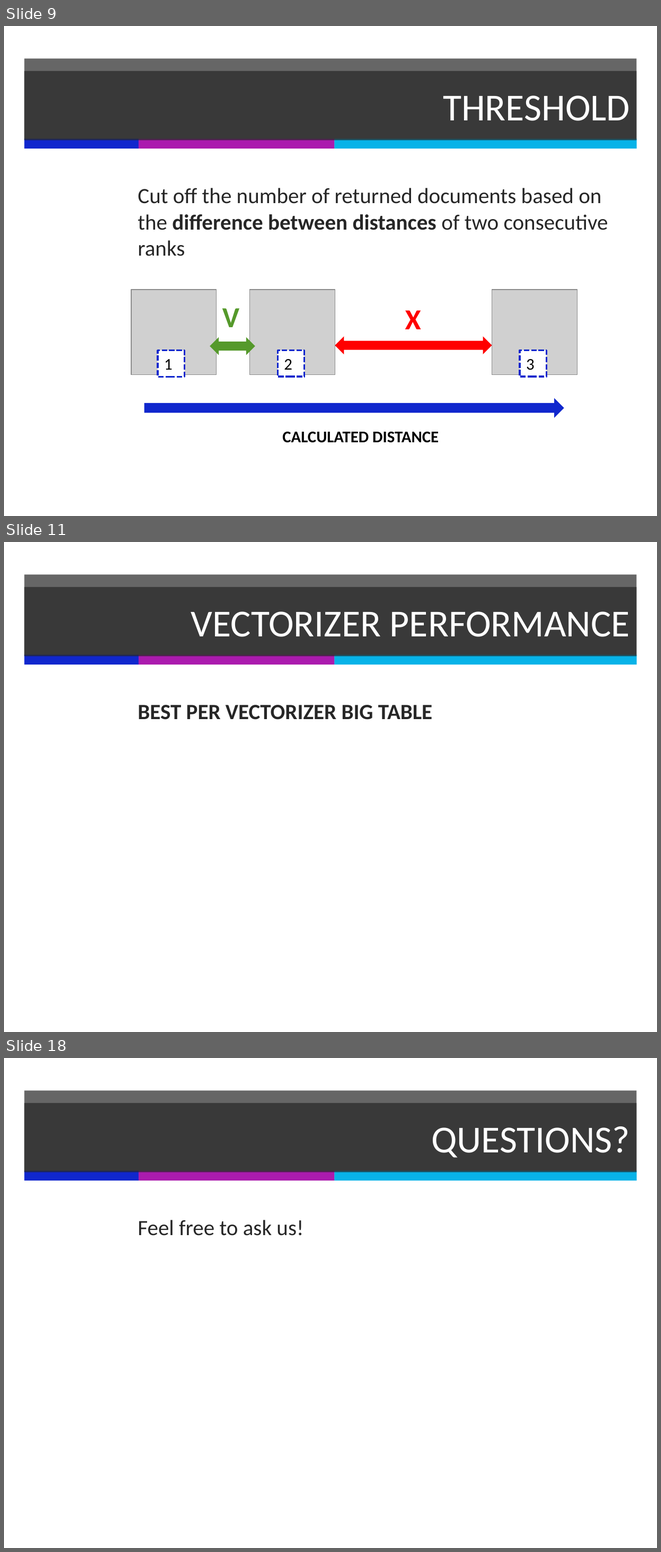
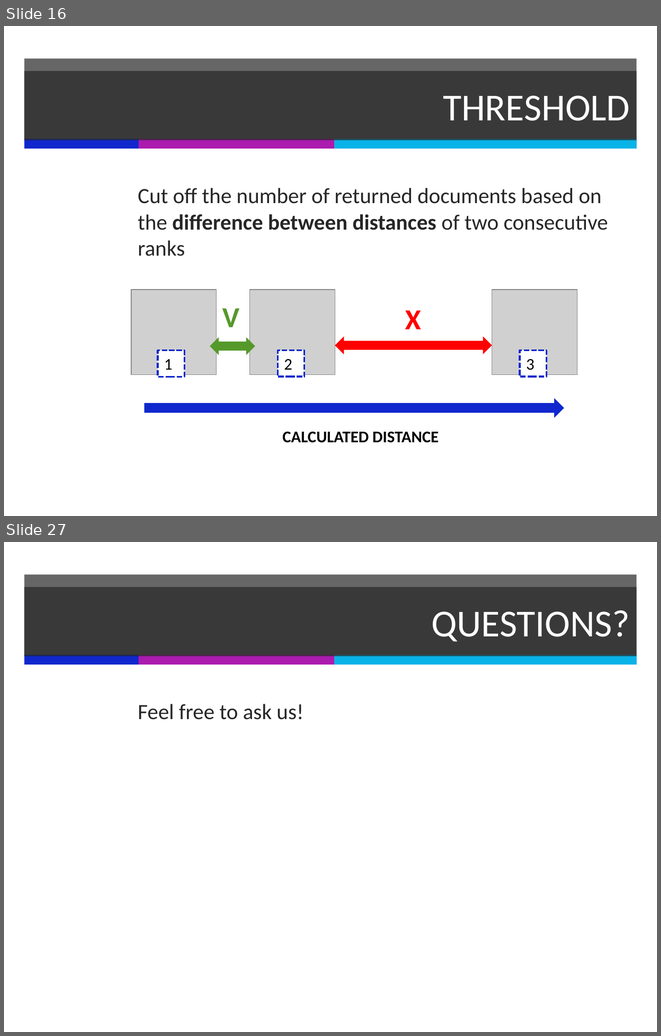
Before and after one commit to PerceptumNL/TweedejaarsProject, a slide deck: doc/finalpresentation.pptx. Shown one above the other, each under a label of ours: slides 9, 11 and 18 before the commit, slides 16 and 27 after it; the slides between them are not shown. The pictures are 661x1552 and 661x1036 pixels, drawn with LibreOffice and Linux fonts; fonts in the diff are those of the drawing; grey boxes stand for pictures. Boxes give left, top, right and bottom in pixels: in the first picture for what was removed or moved away, otherwise in the second. Text is boxed around its words. In the diff, an @@ line names an element or a change of style, - is before the commit and + after.

```diff
--- a/doc/finalpresentation.pptx
+++ b/doc/finalpresentation.pptx
@@ slide 11 removed at box(4, 542, 657, 1032), background #FFFFFF; not listed: 4 template elements that a slide beside it also shows @@
@@ title removed at box(24, 587, 637, 656) @@
-VECTORIZER PERFORMANCE
@@ text removed at box(138, 705, 432, 720) @@
-BEST PER VECTORIZER BIG TABLE
@@ what was slide 9 is now slide 16 @@
@@ what was slide 18 is now slide 27 @@
```
Also in this commit, not shown: 3 slides changed, 14 slides added, 4 other slides removed, 1 other file.
